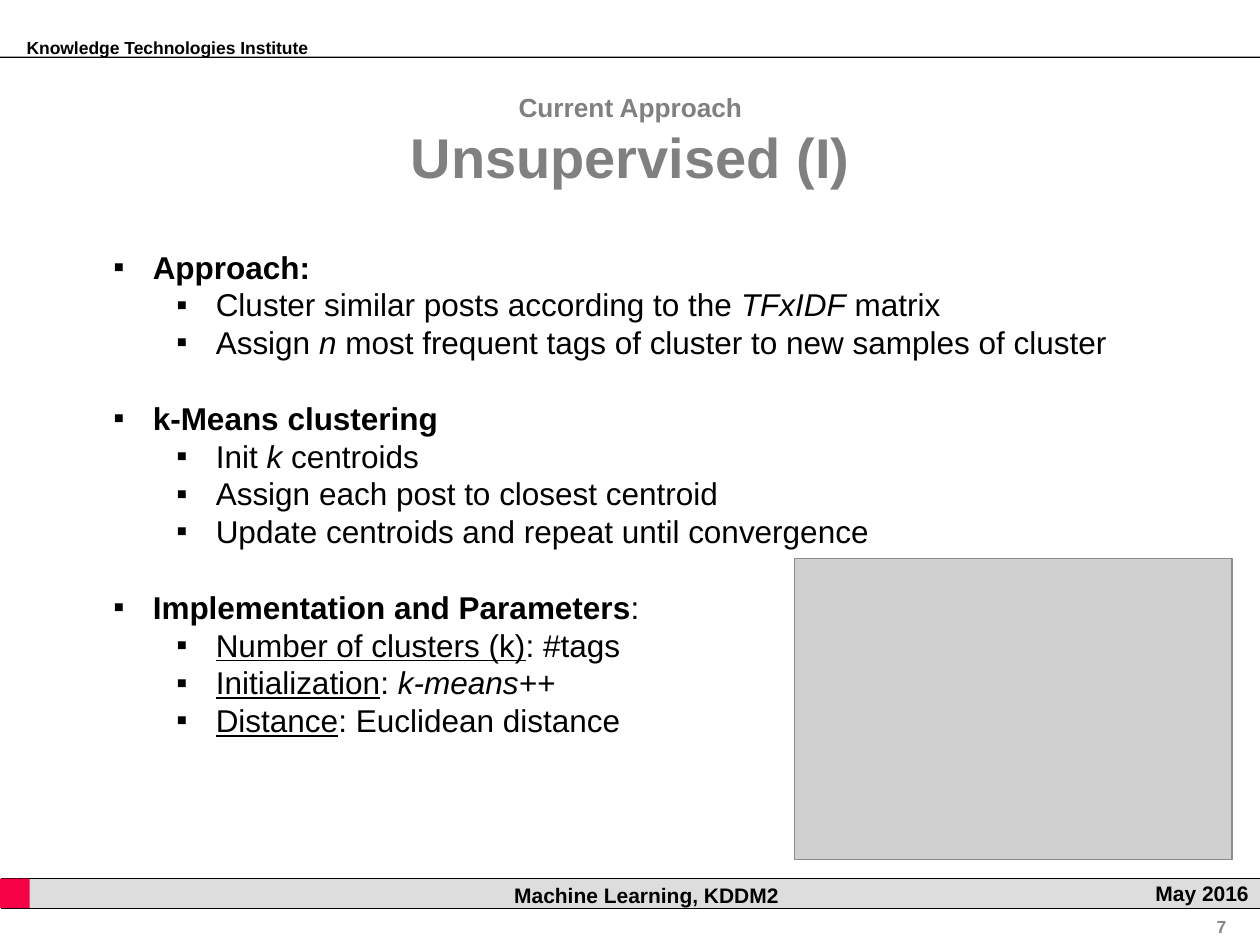
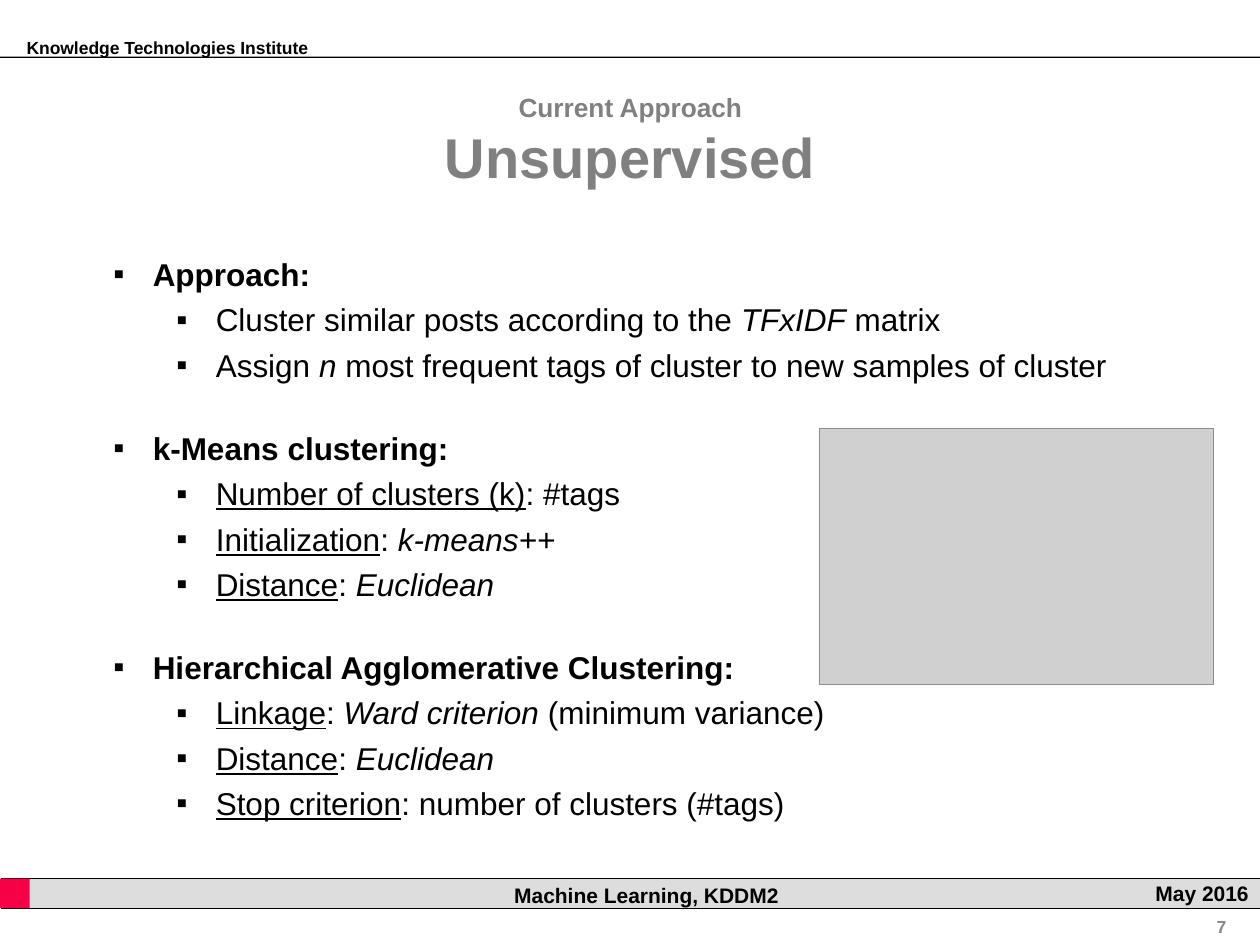
Before and after one commit to rsamer/MLSE, a slide deck: slide 7 of presentation/interim/Presentation.pptx. Drawn at 1260x945 pixels with LibreOffice and Linux fonts; fonts in the diff are those of the drawing; grey boxes stand for pictures; background and template pictures are left out. Boxes give left, top, right and bottom in pixels: in the first picture for what was removed or moved away, otherwise in the second. Text is boxed around its words. In the diff, an @@ line names an element or a change of style, - is before the commit and + after.

```diff
--- a/presentation/interim/Presentation.pptx
+++ b/presentation/interim/Presentation.pptx
@@ text at (445,98,815,189): text changed @@
-Current Approach
-Unsupervised (I)
+Current Approach
+Unsupervised
@@ text at (153,263,1107,556): line spacing 1 to 1.2 @@
@@ text at (153,437,449,466): text changed; bold on @@
-▪ k-Means clustering
-  ▪ Init k centroids
-  ▪ Assign each post to closest centroid
-  ▪ Update centroids and repeat until convergence
-▪ Implementation and Parameters:
+▪ k-Means clustering:
@@ picture: place and size @@
-picture at (795,558,1232,859)
+picture at (820,428,1213,684)
@@ text at (153,573,824,821): text changed @@
-  ▪ Distance: Euclidean distance
+  ▪ Distance: Euclidean
+▪ Hierarchical Agglomerative Clustering:
+  ▪ Linkage: Ward criterion (minimum variance)
+  ▪ Distance: Euclidean
+  ▪ Stop criterion: number of clusters (#tags)
```
Also in this commit, not shown: 4 other slides changed, 1 slide removed.
